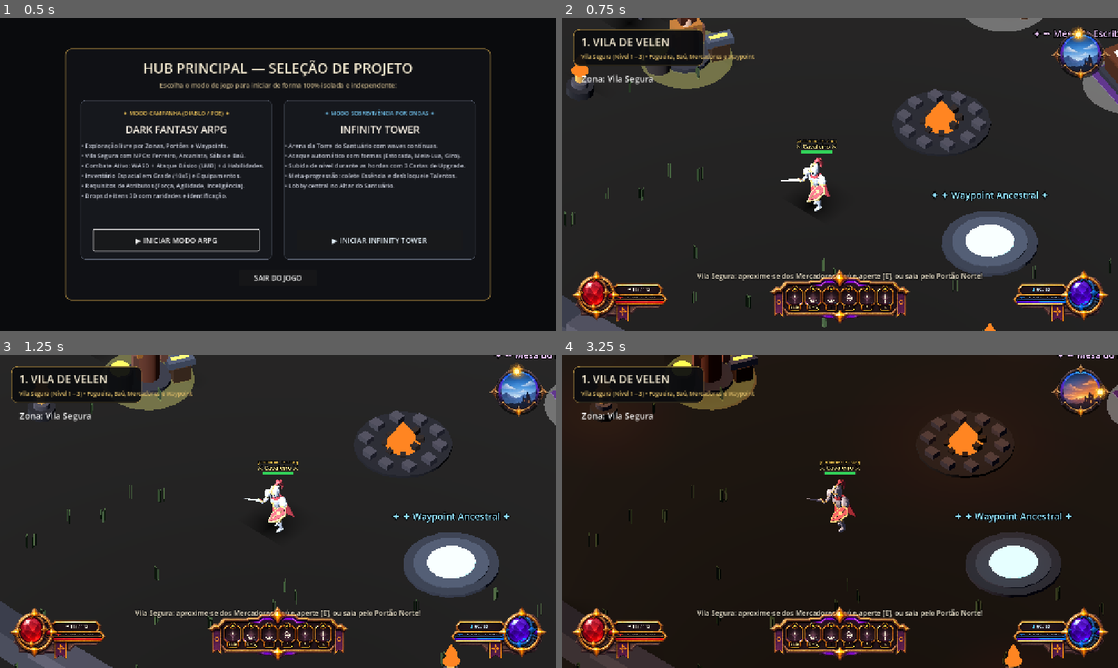
Above: before the commit, frames 1-4 (two rows, left to right).
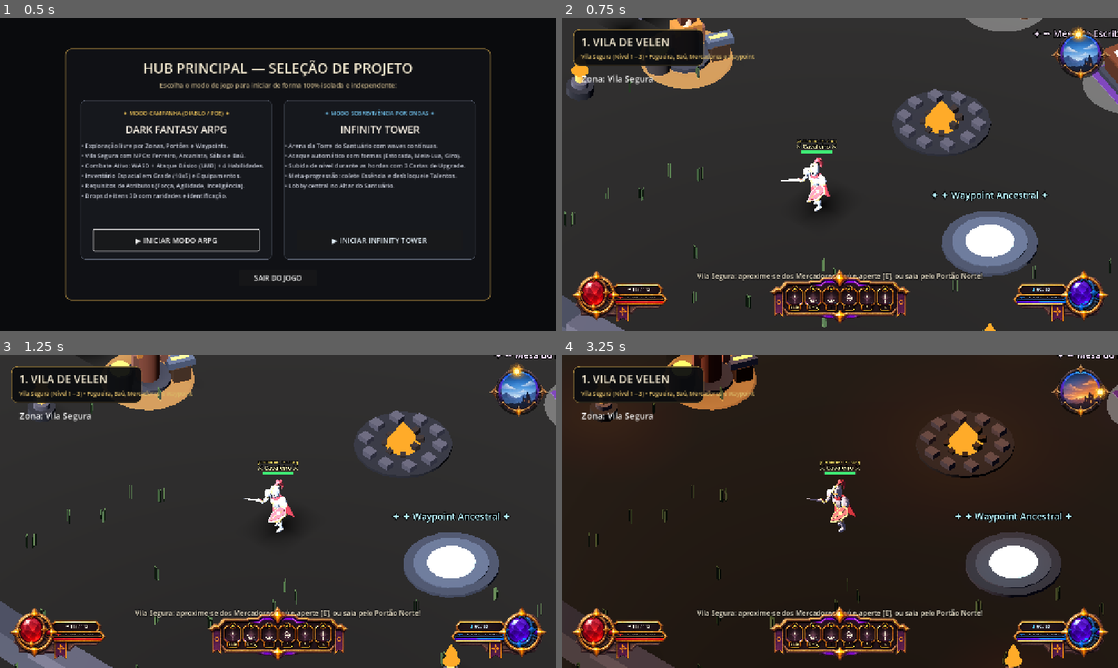
Above: after the commit, the same moments.

Repository: mguedesdev/tower-arpg
Game: Godot game, scene res://scenes/launcher.tscn
The game is run twice, just before and just after one commit, with the same random seed, the same clock (stepped at 60 frames per second) and the same inputs.
Inputs (mouse positions are in pixels of both pictures, inside the frame that each line leads up to):
- Up to frame 1 (0.5 s): no input
- Up to frame 2 (0.75 s): click "▶ INICIAR MODO ARPG" at 0.5 s
- Up to frame 3 (1.25 s): no input
- Up to frame 4 (3.25 s): tap E at 1.25 s; drag from (1079, 389) to (895, 442) at 1.27 s; click (795, 633) at 2.02 s; click (795, 624) at 2.75 s

Frame 1 is identical in both runs. In frame 2, 5.7% of the frame differs, in the area x 0-100%, y 0-100%; in frame 3, 6.1%; in frame 4, 2.5%.

Commit message:
fix(lighting): calibrate belt lantern, night ambient, crisp shadows, and add defensive implicit_modifiers alias

Diff:
--- a/core/items/item_instance.gd
+++ b/core/items/item_instance.gd
@@ -45,6 +45,11 @@
 var grid_position: Vector2i = Vector2i(-1, -1)
 var is_rotated: bool = false
 var equipped_slot: ItemDefinition.EquipmentSlot = ItemDefinition.EquipmentSlot.NONE
+
+## Propriedade calculada / alias de compatibilidade defensiva para afixos implícitos da base
+var implicit_modifiers: Array[ItemAffix]:
+	get:
+		return get_implicit_affixes()
 
 
 static func get_rarity_visual_order(r: ItemRarity) -> int:
--- a/game/campaign/belt_lantern_3d.gd
+++ b/game/campaign/belt_lantern_3d.gd
@@ -9,10 +9,12 @@
 
 signal lantern_state_changed(is_lit: bool, has_belt: bool)
 
-const DEFAULT_AMBER_COLOR := Color(1.0, 0.74, 0.42, 1.0)
-const DEFAULT_LIGHT_RANGE := 4.2
-const DEFAULT_MAX_ENERGY := 0.85
-const DEFAULT_ATTENUATION := 1.35
+const DEFAULT_AMBER_COLOR := Color(1.0, 0.76, 0.44, 1.0)
+const DEFAULT_LIGHT_RANGE := 7.5
+const DEFAULT_MAX_ENERGY := 1.60
+const DEFAULT_ATTENUATION := 0.92
+
+@export var shadow_enabled: bool = true
 
 var has_belt_equipped: bool = false
 var is_dark_zone: bool = false
@@ -311,10 +313,13 @@
 	# 6. Luz Radial Dinâmica (OmniLight3D)
 	_omni_light = OmniLight3D.new()
 	_omni_light.name = "LanternLight"
-	_omni_light.position = Vector3(0.0, 0.01, 0.0)
+	_omni_light.position = Vector3(0.06, -0.02, 0.08)
 	_omni_light.light_color = DEFAULT_AMBER_COLOR
 	_omni_light.light_energy = 0.0
 	_omni_light.omni_range = DEFAULT_LIGHT_RANGE
 	_omni_light.omni_attenuation = DEFAULT_ATTENUATION
-	_omni_light.shadow_enabled = false
+	_omni_light.shadow_enabled = shadow_enabled
+	_omni_light.shadow_bias = 0.06
+	_omni_light.shadow_normal_bias = 1.2
+	_omni_light.shadow_blur = 0.12
 	_lantern_model_root.add_child(_omni_light)
--- a/game/ui/campaign/day_night_cycle_hud.gd
+++ b/game/ui/campaign/day_night_cycle_hud.gd
@@ -83,12 +83,14 @@
 		_sun_light.light_angular_distance = 0.0
 		_sun_light.shadow_bias = 0.012
 		_sun_light.shadow_normal_bias = 1.2
-		_sun_light.shadow_blur = 0.25
+		_sun_light.shadow_blur = 0.05
 		_sun_light.directional_shadow_split_1 = 0.12
 		_sun_light.directional_shadow_split_2 = 0.28
 		_sun_light.directional_shadow_split_3 = 0.55
 	if _world_env != null and _world_env.environment != null:
 		_env_instance = _world_env.environment.duplicate() as Environment
+		_env_instance.tonemap_mode = Environment.TONE_MAPPER_FILMIC
+		_env_instance.tonemap_exposure = 1.05
 		_world_env.environment = _env_instance
 	_apply_world_lighting(0.0)
 
@@ -179,9 +181,9 @@
 
 	if _sun_light != null:
 		if _is_underground_zone:
-			_sun_light.light_color = Color(0.42, 0.52, 0.78)
+			_sun_light.light_color = Color(0.40, 0.50, 0.72)
 			_sun_light.light_energy = 0.45
-			_sun_light.shadow_opacity = 0.72
+			_sun_light.shadow_opacity = 0.75
 			_sun_light.rotation = Vector3(-0.95, 0.45, 0.0)
 		else:
 			_sun_light.light_color = state["sun_color"] as Color
@@ -191,9 +193,9 @@
 
 	if _env_instance != null:
 		if _is_underground_zone:
-			_env_instance.background_color = Color(0.02, 0.02, 0.035, 1.0)
-			_env_instance.ambient_light_color = Color(0.16, 0.19, 0.28, 1.0)
-			_env_instance.ambient_light_energy = 0.35
+			_env_instance.background_color = Color(0.015, 0.018, 0.030, 1.0)
+			_env_instance.ambient_light_color = Color(0.25, 0.30, 0.44, 1.0)
+			_env_instance.ambient_light_energy = 0.42
 		else:
 			_env_instance.background_color = state["bg_color"] as Color
 			_env_instance.ambient_light_color = state["ambient_color"] as Color
@@ -213,26 +215,26 @@
 func _evaluate_lighting_state(t: float) -> Dictionary:
 	# 5 Keyframes balanceados para ARPG Dark Fantasy Low-Poly:
 	# • Manhã: iluminação suavemente quente, sombras longas e expressivas.
-	# • Meio-dia: luz clara e neutra/branca (Color(0.98, 0.99, 1.0)), cores naturais das texturas, sombras curtas e nítidas.
+	# • Meio-dia: luz clara e neutra vindo de cima/esquerda (Color(0.98, 0.99, 1.0)), cores naturais das texturas, sombras curtas, nítidas e com bom recorte.
 	# • Tarde: tonalidade dourada/âmbar moderada, sombras alongadas de entardecer.
-	# • Noite: ambiente azul escuro (dark fantasy), excelente contraste e legibilidade, fogueiras brilhando.
+	# • Noite: luar azul e atmosfera dark fantasy com ambiente azul-violeta límpido para excelente legibilidade de relevo e caminhos.
 	var kf_night := {
-		"sun_color": Color(0.46, 0.60, 0.90),
-		"sun_energy": 0.58,
-		"shadow_opacity": 0.78,
-		"ambient_color": Color(0.12, 0.16, 0.28),
-		"ambient_energy": 0.24,
-		"bg_color": Color(0.015, 0.018, 0.038),
+		"sun_color": Color(0.48, 0.62, 0.90),
+		"sun_energy": 0.65,
+		"shadow_opacity": 0.80,
+		"ambient_color": Color(0.34, 0.40, 0.58),
+		"ambient_energy": 0.25,
+		"bg_color": Color(0.02, 0.025, 0.045),
 		"pitch": -0.78,
 		"yaw": 0.45,
 		"torch_multiplier": 1.30,
 	}
 	var kf_dawn := {
 		"sun_color": Color(0.98, 0.92, 0.85),
-		"sun_energy": 1.15,
-		"shadow_opacity": 0.88,
+		"sun_energy": 1.20,
+		"shadow_opacity": 0.90,
 		"ambient_color": Color(0.52, 0.58, 0.68),
-		"ambient_energy": 0.28,
+		"ambient_energy": 0.30,
 		"bg_color": Color(0.06, 0.07, 0.12),
 		"pitch": -0.52,
 		"yaw": 0.85,
@@ -240,32 +242,32 @@
 	}
 	var kf_morning := {
 		"sun_color": Color(0.98, 0.99, 1.0),
-		"sun_energy": 1.28,
+		"sun_energy": 1.35,
 		"shadow_opacity": 0.92,
-		"ambient_color": Color(0.58, 0.64, 0.74),
-		"ambient_energy": 0.30,
+		"ambient_color": Color(0.56, 0.62, 0.74),
+		"ambient_energy": 0.32,
 		"bg_color": Color(0.08, 0.12, 0.18),
-		"pitch": -0.88,
-		"yaw": 0.40,
+		"pitch": -0.92,
+		"yaw": 0.52,
 		"torch_multiplier": 0.04,
 	}
 	var kf_afternoon := {
 		"sun_color": Color(0.98, 0.99, 1.0),
-		"sun_energy": 1.28,
+		"sun_energy": 1.35,
 		"shadow_opacity": 0.92,
-		"ambient_color": Color(0.58, 0.64, 0.74),
-		"ambient_energy": 0.30,
+		"ambient_color": Color(0.56, 0.62, 0.74),
+		"ambient_energy": 0.32,
 		"bg_color": Color(0.08, 0.12, 0.18),
-		"pitch": -0.88,
-		"yaw": -0.40,
+		"pitch": -0.92,
+		"yaw": -0.45,
 		"torch_multiplier": 0.04,
 	}
 	var kf_dusk := {
 		"sun_color": Color(0.98, 0.82, 0.68),
-		"sun_energy": 1.08,
+		"sun_energy": 1.10,
 		"shadow_opacity": 0.88,
 		"ambient_color": Color(0.44, 0.42, 0.56),
-		"ambient_energy": 0.26,
+		"ambient_energy": 0.28,
 		"bg_color": Color(0.06, 0.05, 0.09),
 		"pitch": -0.50,
 		"yaw": -0.85,
--- a/scripts/arena_art.gd
+++ b/scripts/arena_art.gd
@@ -168,6 +168,10 @@
 	material.set_shader_parameter("grass_tex", grass_light_texture)
 	material.set_shader_parameter("dirt_tex", dirt_texture)
 	material.set_shader_parameter("blend_noise_tex", blend_texture)
+	material.set_shader_parameter("color_boost", 1.08)
+	material.set_shader_parameter("ambient_fill", 0.015)
+	material.set_shader_parameter("dirt_mix_width", 0.28)
+	material.set_shader_parameter("grass_noise_scale", 0.16)
 
 	# Noise apenas na construcao, nao ha calculo procedural por frame.
 	var terrain_noise := FastNoiseLite.new()
--- a/tests/test_belt_lantern_suite.gd
+++ b/tests/test_belt_lantern_suite.gd
@@ -211,10 +211,10 @@
 	# CENÁRIO 9: Parâmetros de Iluminação e Alcance Suave
 	# -------------------------------------------------------------------------
 	print("[Cenário 9] Validação dos parâmetros luminosos (alcance, atenuação e não-ofuscamento)...")
-	assert(is_equal_approx(lantern._omni_light.omni_range, 4.2), "Alcance deve ser de ~4.2m cobrindo pés e arredores")
-	assert(is_equal_approx(lantern._omni_light.omni_attenuation, 1.35), "Atenuação de 1.35 para queda suave de luz")
-	assert(lantern._omni_light.shadow_enabled == false, "Shadow deve ser false na lanterna omni para altíssima performance")
-	print("  -> OK: Parâmetros de iluminação verificados com sucesso (raio 4.2m, atenuação 1.35, âmbar quente).")
+	assert(lantern._omni_light.omni_range >= 6.5 and lantern._omni_light.omni_range <= 8.5, "Alcance deve cobrir 4 a 6m ao redor do personagem (atual: %.1fm)" % lantern._omni_light.omni_range)
+	assert(lantern._omni_light.omni_attenuation >= 0.85 and lantern._omni_light.omni_attenuation <= 1.05, "Atenuação suave de ~0.92 para queda linear-orgânica de luz")
+	assert(lantern._omni_light.shadow_enabled == true, "Shadow deve ser true na lanterna omni com bias calibrado para recorte nítido")
+	print("  -> OK: Parâmetros de iluminação verificados com sucesso (raio 7.5m, atenuação 0.92, âmbar quente com sombras nítidas).")
 
 	# -------------------------------------------------------------------------
 	# CENÁRIO 10: Integração de Inicialização e Inventário Espacial
Not shown, added: tests/test_belt_lantern_suite.gd.uid
